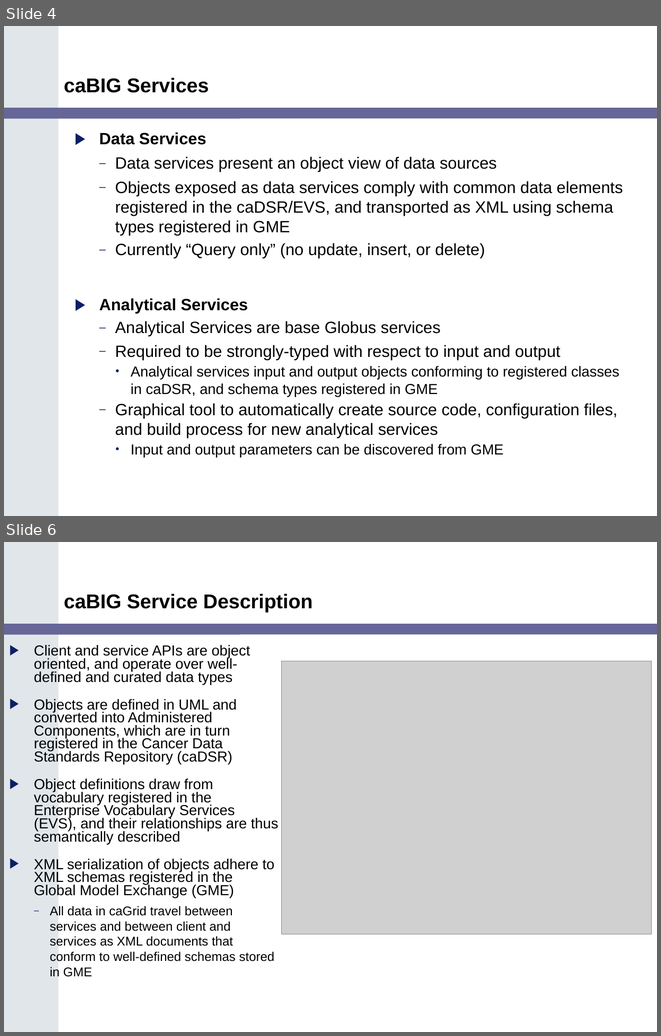
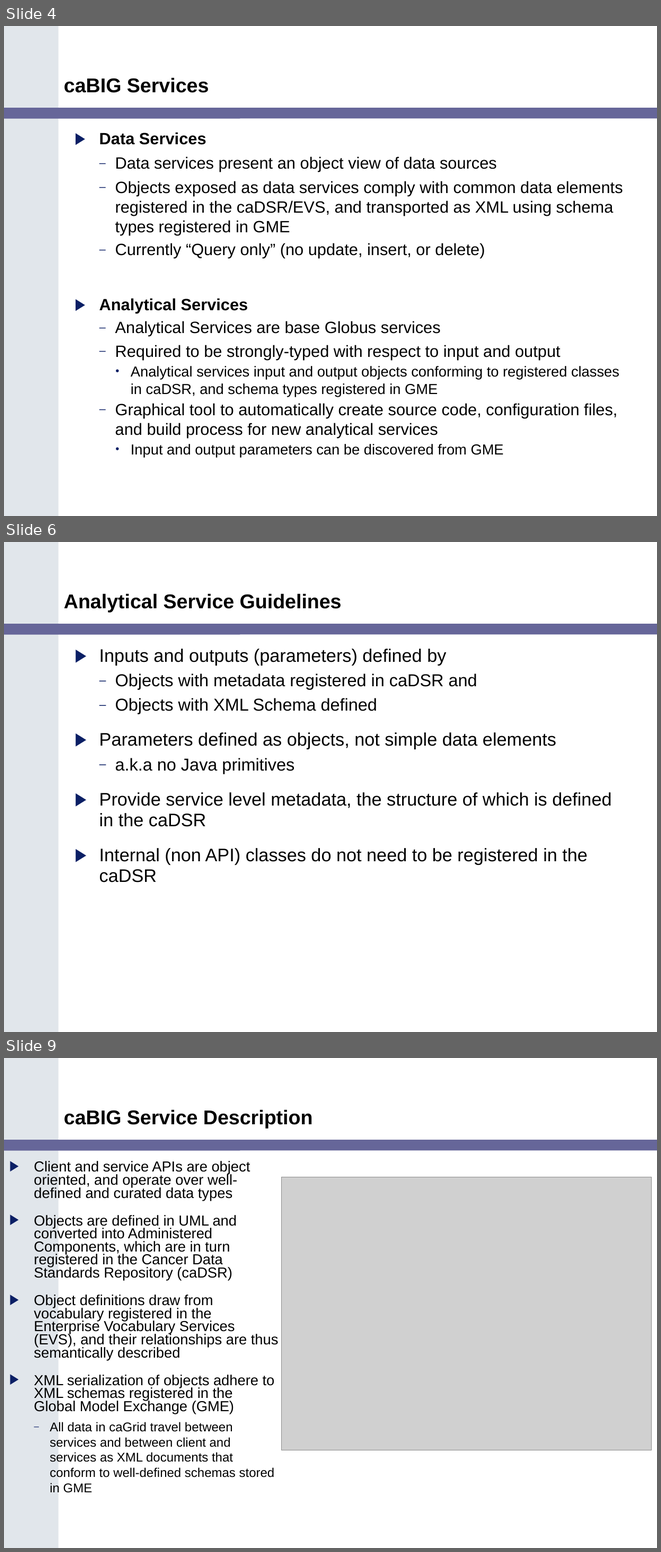
Before and after one commit to NCIP/cagrid-docs, a slide deck: presentations/200602_VCDE_ARCH/Service_Guidlines_Arch_VCDE_Feb2.ppt. Shown one above the other, each under a label of ours: slides 4 and 6 before the commit, slides 4, 6 and 9 after it; the slides between them are not shown. The pictures are 661x1036 and 661x1552 pixels, drawn with LibreOffice and Linux fonts; fonts in the diff are those of the drawing; grey boxes stand for pictures; background and template pictures are left out. Boxes give left, top, right and bottom in pixels: in the first picture for what was removed or moved away, otherwise in the second. Text is boxed around its words. In the diff, an @@ line names an element or a change of style, - is before the commit and + after.

```diff
--- a/presentations/200602_VCDE_ARCH/Service_Guidlines_Arch_VCDE_Feb2.ppt
+++ b/presentations/200602_VCDE_ARCH/Service_Guidlines_Arch_VCDE_Feb2.ppt
@@ slide 6 added at (x1=4, y1=542, x2=657, y2=1032), background #FFFFFF; not listed: 2 template elements that a slide beside it also shows @@
@@ title added at (x1=64, y1=593, x2=342, y2=612), 22 pt, text #000000, bold @@
+Analytical Service Guidelines
@@ text added at (x1=99, y1=649, x2=611, y2=882), 20 pt, text #000000 @@
+▶ Inputs and outputs (parameters) defined by
+  – Objects with metadata registered in caDSR and
+  – Objects with XML Schema defined
+▶ Parameters defined as objects, not simple data elements
+  – a.k.a no Java primitives
+▶ Provide service level metadata, the structure of which is defined in the caDSR
+▶ Internal (non API) classes do not need to be registered in the caDSR
@@ what was slide 6 is now slide 9 @@
```
Also in this commit, not shown: 4 slides changed, 17 other slides added, 6 slides removed.
